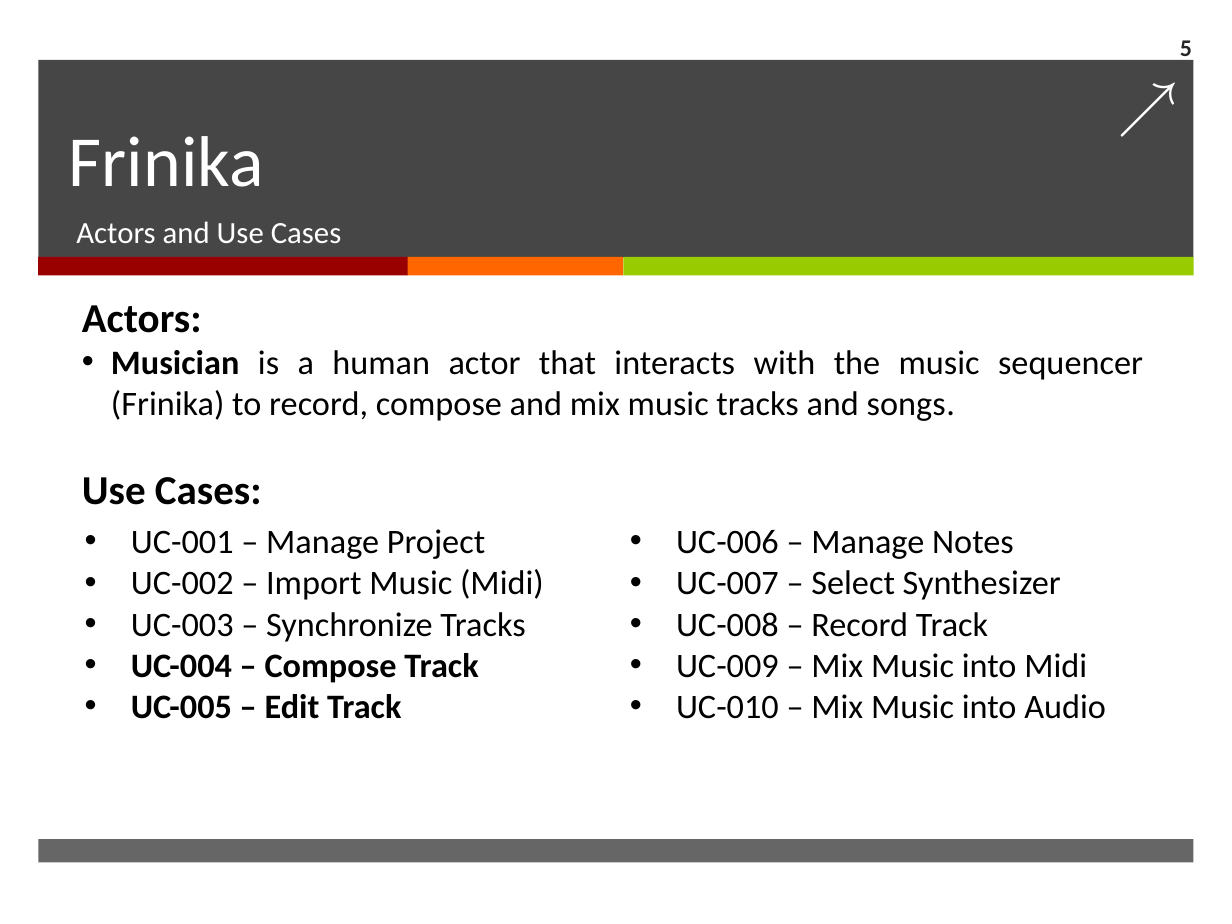
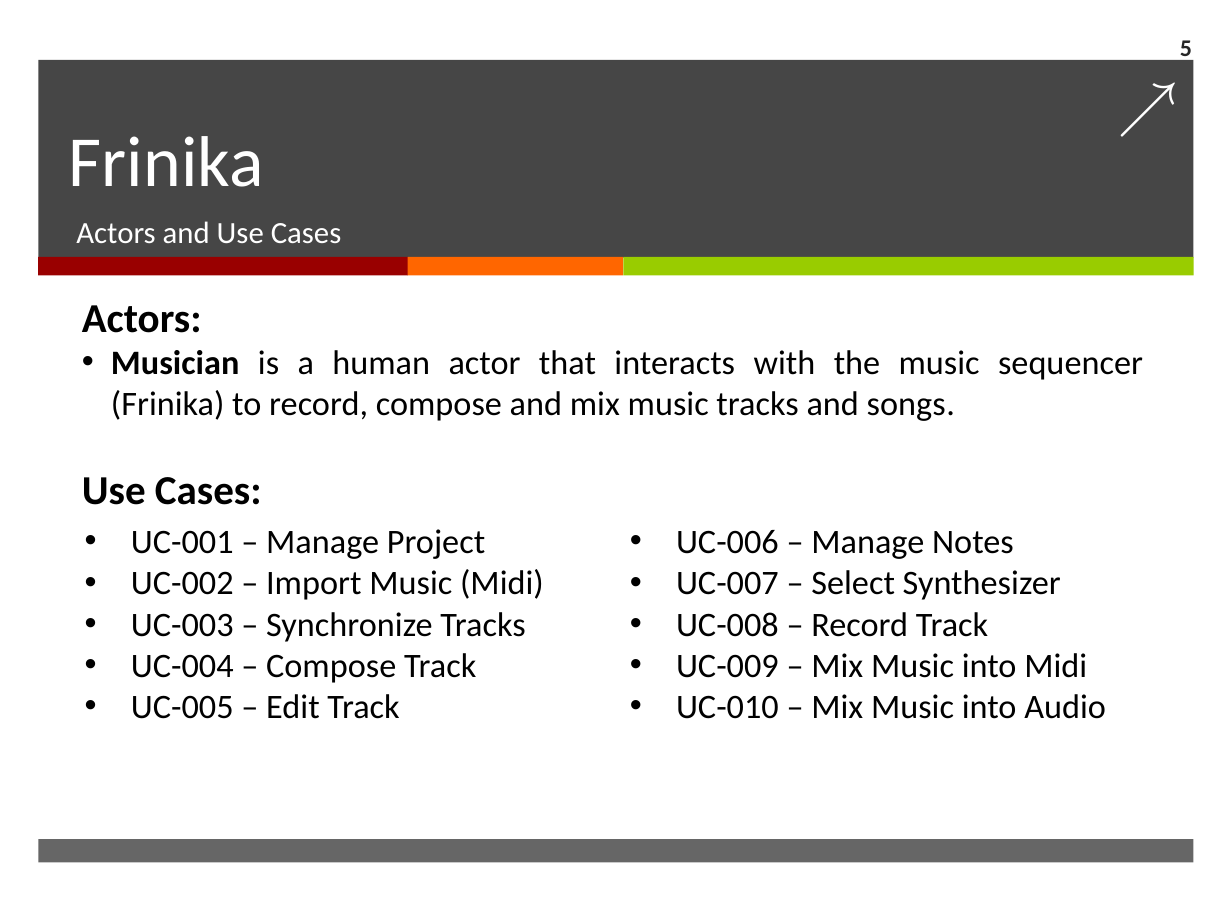
Before and after one commit to mischell/Soen6471Frinika, a slide deck: slide 5 of Final Report/SOEN6471 - Frinika - Final Presentation.ppt. Drawn at 1232x924 pixels with LibreOffice and Linux fonts; fonts in the diff are those of the drawing. Boxes give left, top, right and bottom in pixels: in the first picture for what was removed or moved away, otherwise in the second. Text is boxed around its words. In the diff, an @@ line names an element or a change of style, - is before the commit and + after.

Commit message:
Final Presentation - updates on 1st half
Final Presentation - updates on 1st half

```diff
--- a/Final Report/SOEN6471 - Frinika - Final Presentation.ppt
+++ b/Final Report/SOEN6471 - Frinika - Final Presentation.ppt
@@ text at [131, 653, 476, 719]: bold off in "UC-004 – Compose Track", "UC-005 – Edit Track" @@
```
